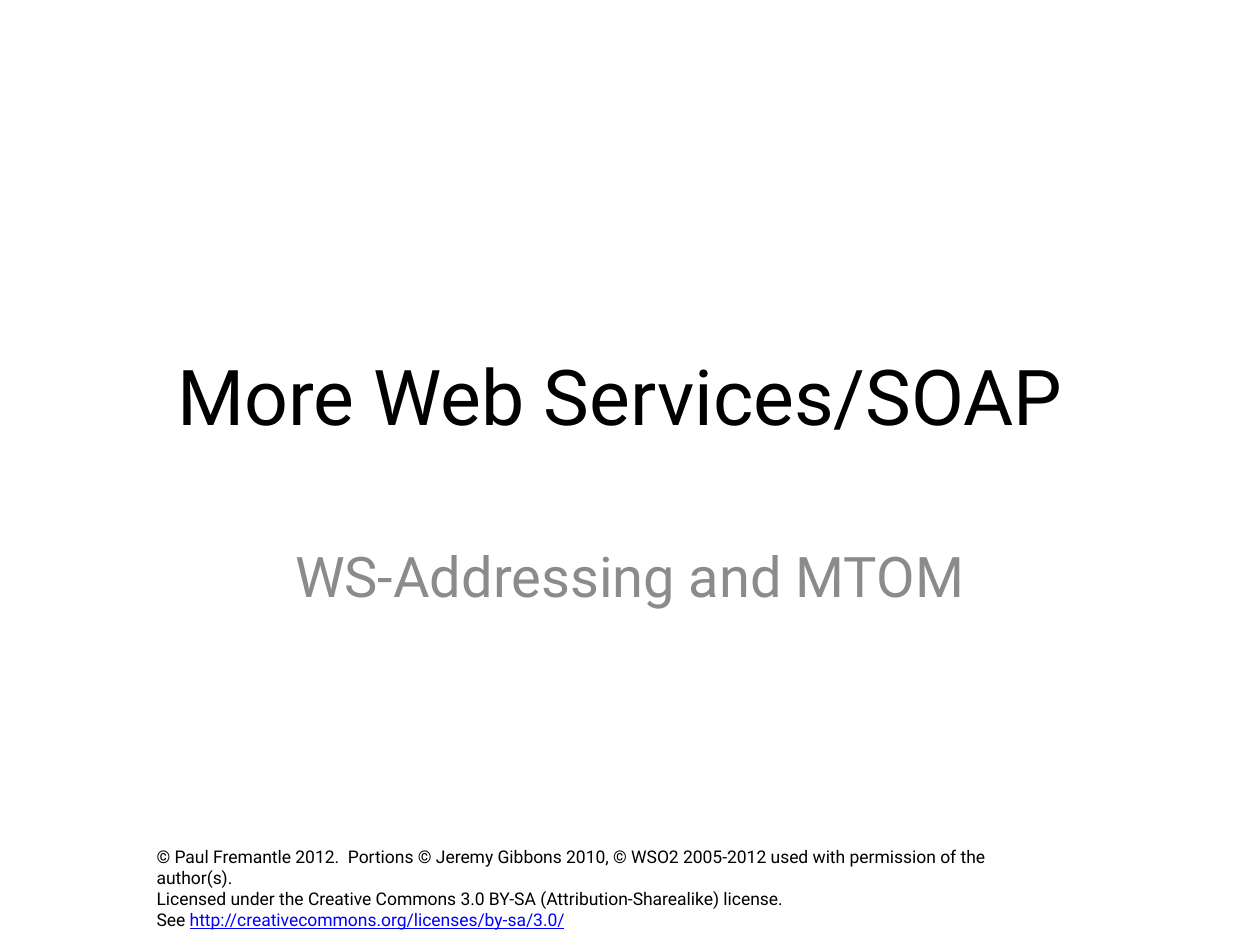
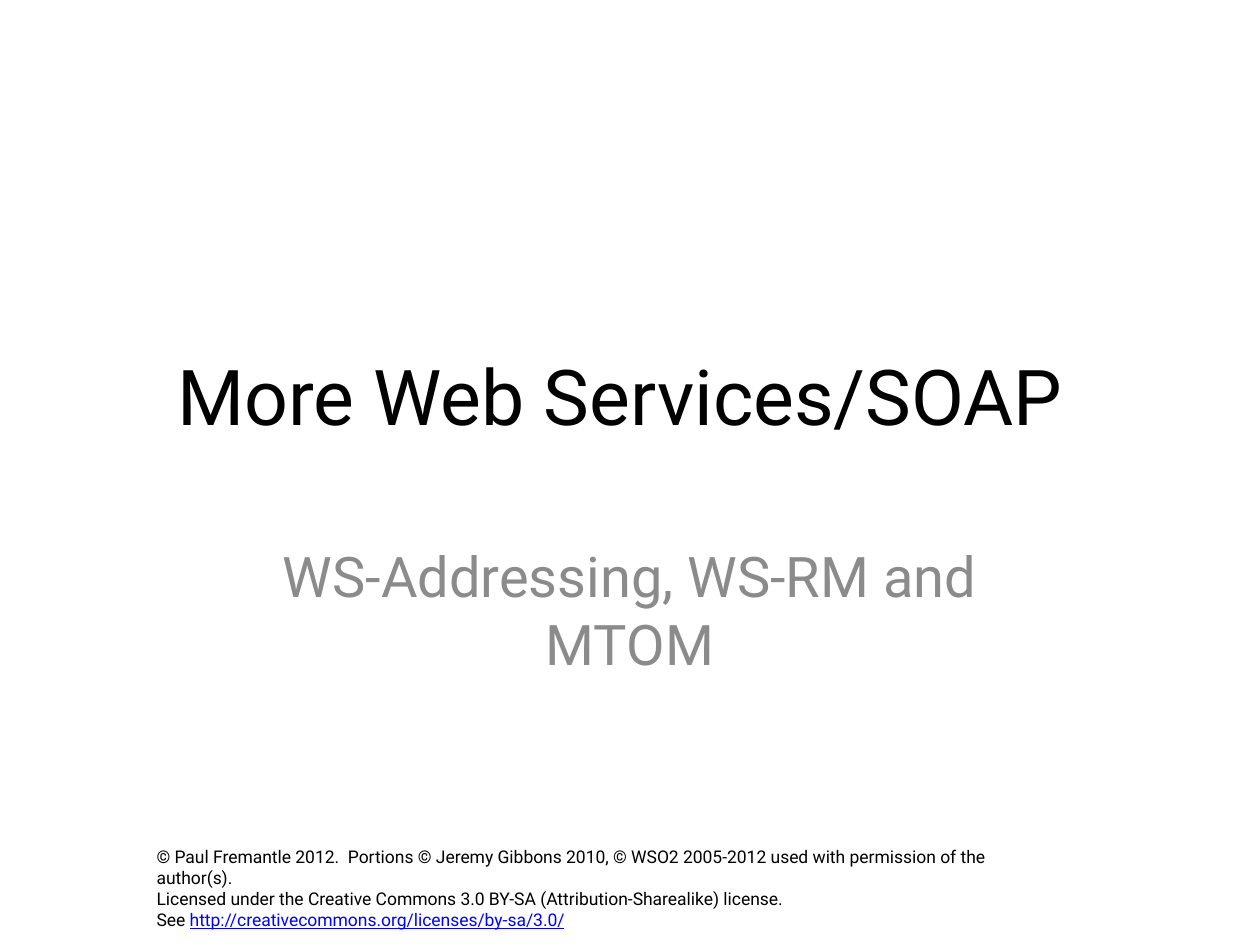
Before and after one commit to pzfreo/ox-soa-old, a slide deck: slide 1 of presentations/10-Other-WS-star.pptx. Drawn at 1260x945 pixels with LibreOffice and Linux fonts; fonts in the diff are those of the drawing; background and template pictures are left out. Boxes give left, top, right and bottom in pixels: in the first picture for what was removed or moved away, otherwise in the second. Text is boxed around its words. In the diff, an @@ line names an element or a change of style, - is before the commit and + after.

```diff
--- a/presentations/10-Other-WS-star.pptx
+++ b/presentations/10-Other-WS-star.pptx
@@ subtitle at [283, 555, 976, 666]: text changed @@
-WS-Addressing and MTOM
+WS-Addressing, WS-RM and MTOM
```
Also in this commit, not shown: 20 other files.
